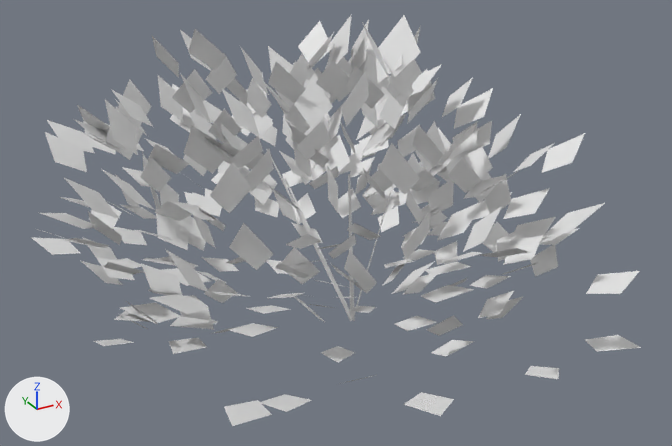
What one commit did to the OBJ model Engine/Core/Assets/Mesh/Grass/meadow_shrub.obj.
One viewpoint serves both versions: a 50 mm camera at (-0.906, -1.572, 1.031) aimed at (-0.025, 0.03, 0.23). The lights are fixed; the arrows at lower left show +X, +Y and +Z. The picture after the commit comes second. Where no turn or scale is listed for an object, it has been applied to the vertices.

The first picture shows 'meadow_shrub'.
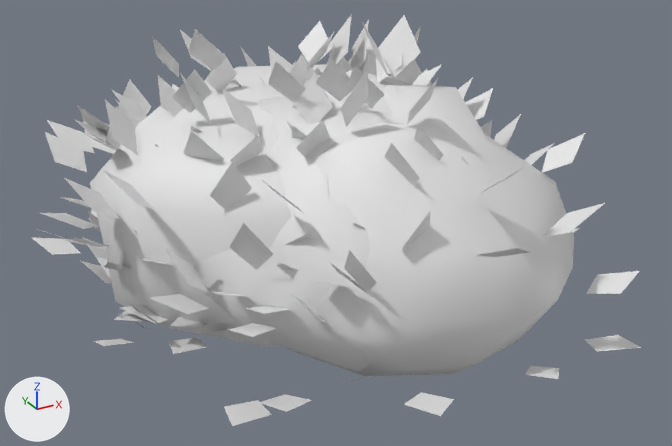
Where the change shows, as pixel boxes [x1, y1, x2, y2] in the pictures (672 x 446 px):
part 1 of me_meadow_shrub, added
    after: [194, 70, 406, 372]
part 2 of me_meadow_shrub, added
    after: [90, 64, 327, 347]
part 3 of me_meadow_shrub, added
    after: [287, 85, 574, 376]

What changed in the scene script:
```text
Change me_meadow_shrub:
    used by ob_meadow_shrub; location = (0.0, 0.0, 0.0)
    remove me_meadow_shrub.from_pydata(...)  # 1232 vertices, 624 faces; spans x -0.62..0.529, y -0.556..0.747, z 0.0..0.676
    add me_meadow_shrub.from_pydata(...)  # 1496 vertices, 1136 faces; spans x -0.62..0.529, y -0.556..0.747, z 0.0..0.676
    me_meadow_shrub part 1: a new loose piece of 66 vertices spanning x -0.368..0.294, y -0.327..0.317, z 0.02..0.571
    me_meadow_shrub part 2: a new loose piece of 66 vertices spanning x -0.496..0.254, y -0.185..0.563, z 0.02..0.529
    me_meadow_shrub part 3: a new loose piece of 66 vertices spanning x -0.326..0.413, y -0.446..0.288, z 0.02..0.547
    other edits to the shape of me_meadow_shrub do not show in these pictures
```
